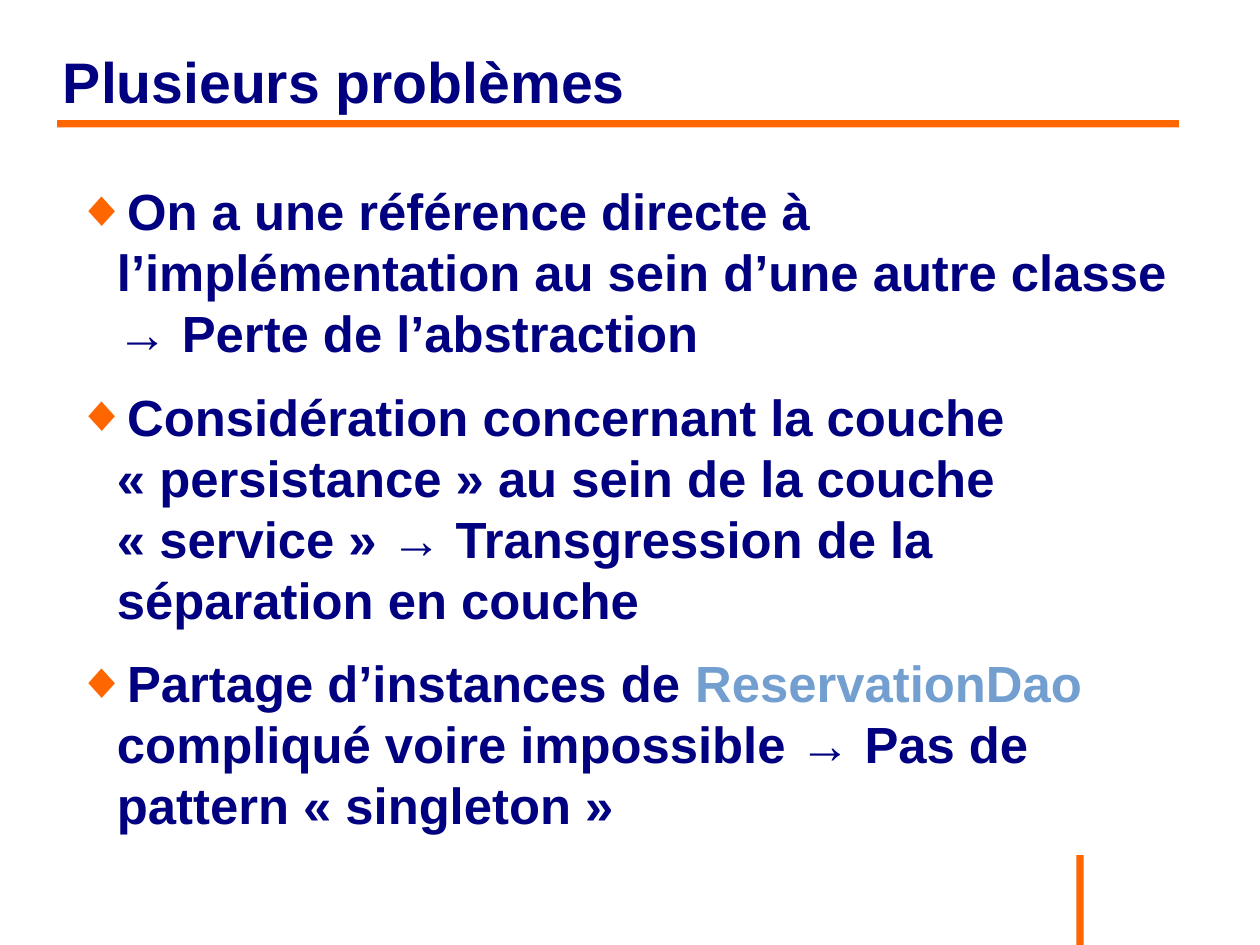
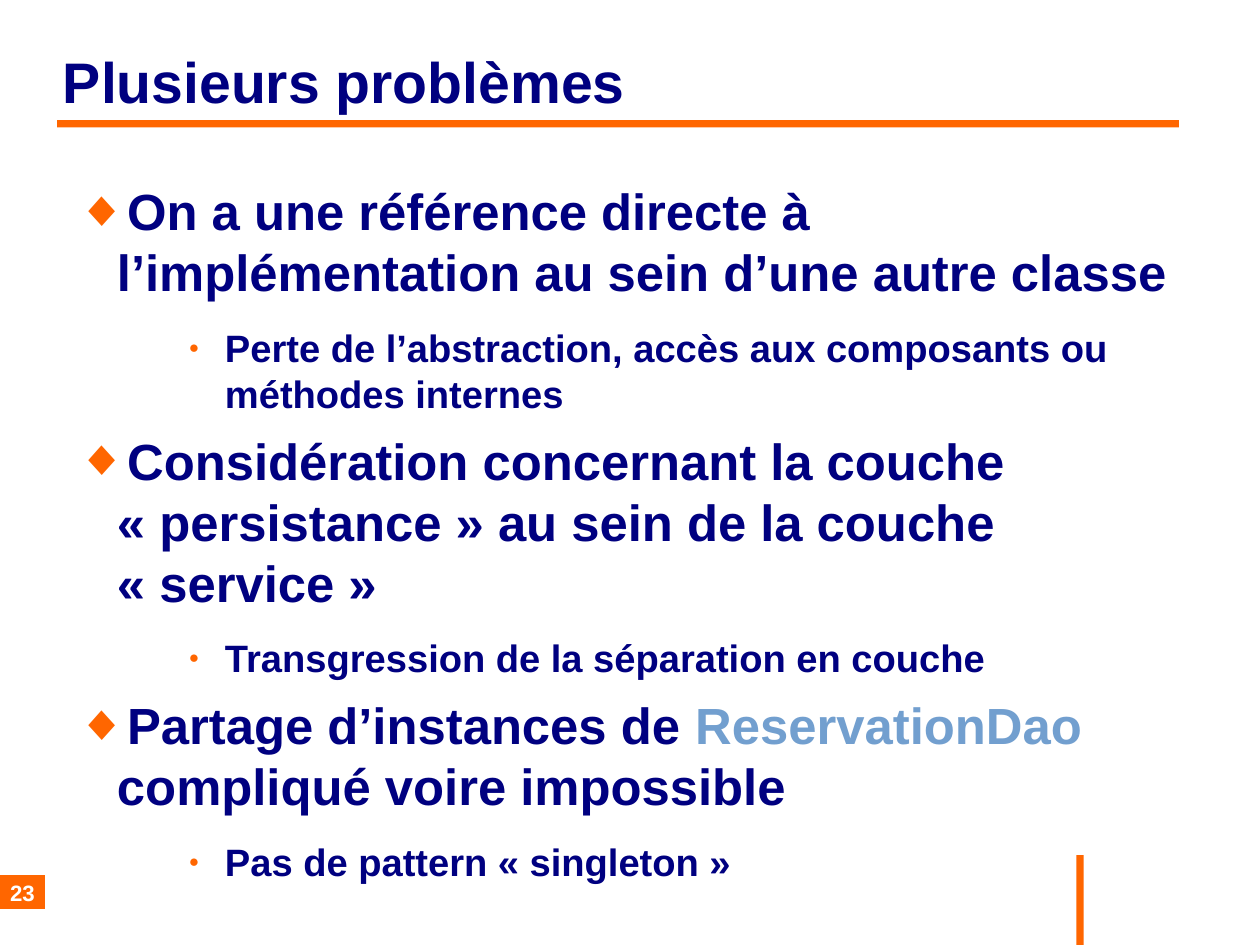
Before and after one commit to philphils/formation-spring, a slide deck: slide 23 of Documentation/diapo_formation_spring.odp. Drawn at 1260x945 pixels with LibreOffice and Linux fonts; fonts in the diff are those of the drawing; background and template pictures are left out. Boxes give left, top, right and bottom in pixels: in the first picture for what was removed or moved away, otherwise in the second. Text is boxed around its words. In the diff, an @@ line names an element or a change of style, - is before the commit and + after.

```diff
--- a/Documentation/diapo_formation_spring.odp
+++ b/Documentation/diapo_formation_spring.odp
@@ text at (117,192,1166,816): text changed @@
-◆ On a une référence directe à l’implémentation au sein d’une autre classe → Perte de l’abstraction
-◆ Considération concernant la couche « persistance » au sein de la couche « service » → Transgression de la séparation en couche
-◆ Partage d’instances de ReservationDao compliqué voire impossible → Pas de pattern « singleton »
+◆ On a une référence directe à l’implémentation au sein d’une autre classe
+    ● Perte de l’abstraction, accès aux composants ou méthodes internes
+◆ Considération concernant la couche « persistance » au sein de la couche « service »
+    ● Transgression de la séparation en couche
+◆ Partage d’instances de ReservationDao compliqué voire impossible
+    ● Pas de pattern « singleton »
@@ page number added at (0,876,45,910), fill #FF6600, 14 pt, text #FFFFFF, bold @@
+23
```
Also in this commit, not shown: 135 other slides changed.
